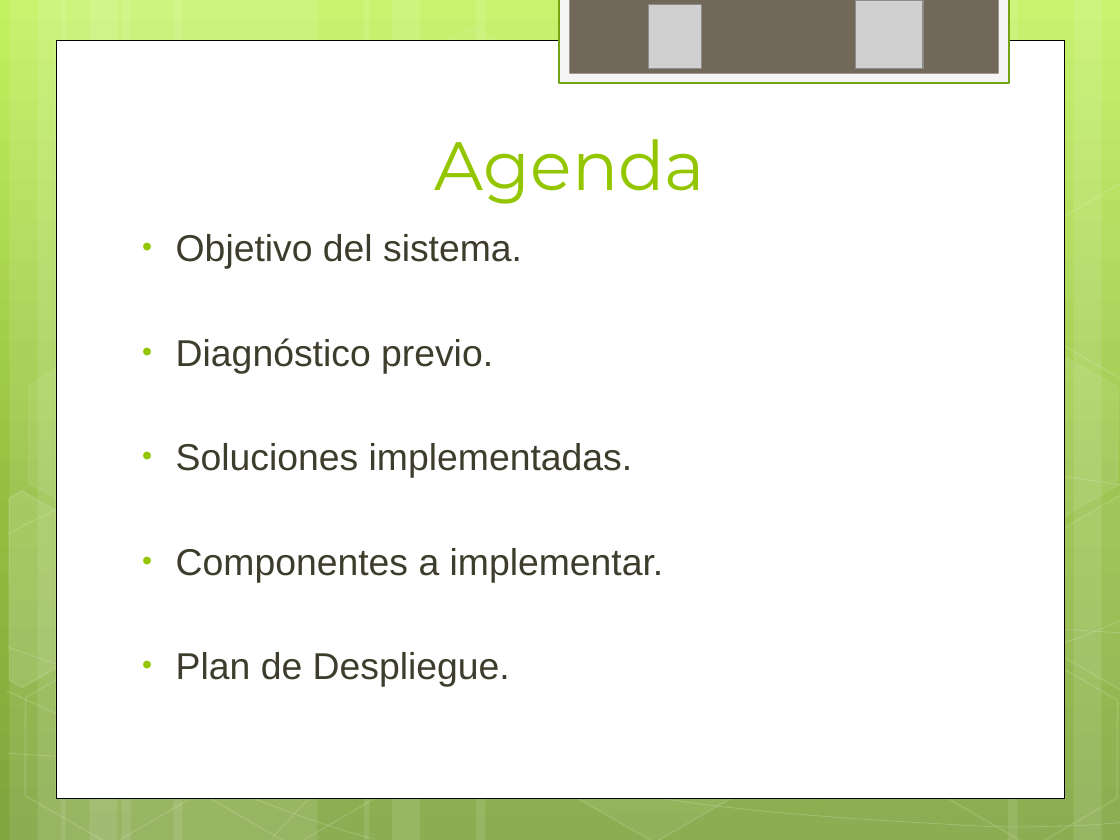
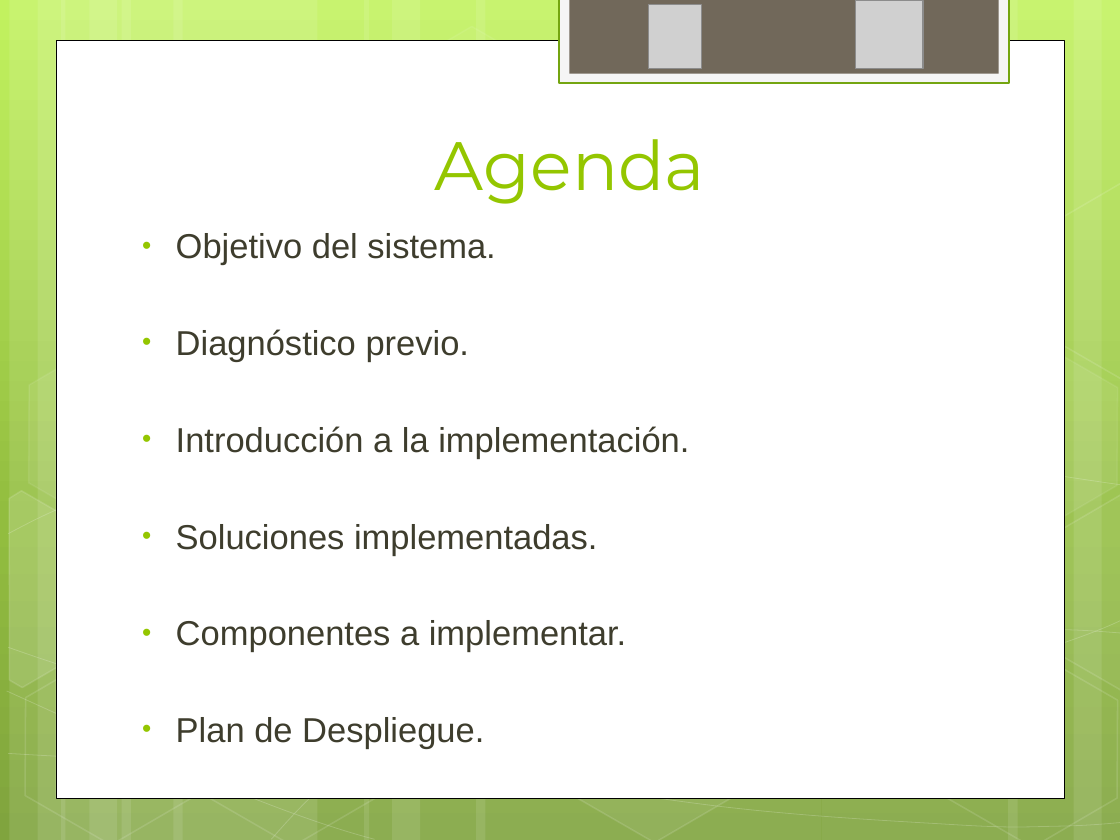
Before and after one commit to ptissera/habilitacion-profesional-2012-4k4, a slide deck: slide 3 of Documentacion/Proyecto/ExposicionRegularidad.pptx. Drawn at 1120x840 pixels with LibreOffice and Linux fonts; fonts in the diff are those of the drawing; grey boxes stand for pictures. Boxes give left, top, right and bottom in pixels: in the first picture for what was removed or moved away, otherwise in the second. Text is boxed around its words. In the diff, an @@ line names an element or a change of style, - is before the commit and + after.

```diff
--- a/Documentacion/Proyecto/ExposicionRegularidad.pptx
+++ b/Documentacion/Proyecto/ExposicionRegularidad.pptx
@@ text at (176,233,626,749): size 24 to 22.2 pt in "Objetivo del sistema.", "Diagnóstico previo.", "Soluciones implementadas.", "Componentes a implementar." and 1 more places @@
@@ text at (176,426,689,459): paragraph added @@
+• Introducción a la implementación.
```
Also in this commit, not shown: 1 slide added.
